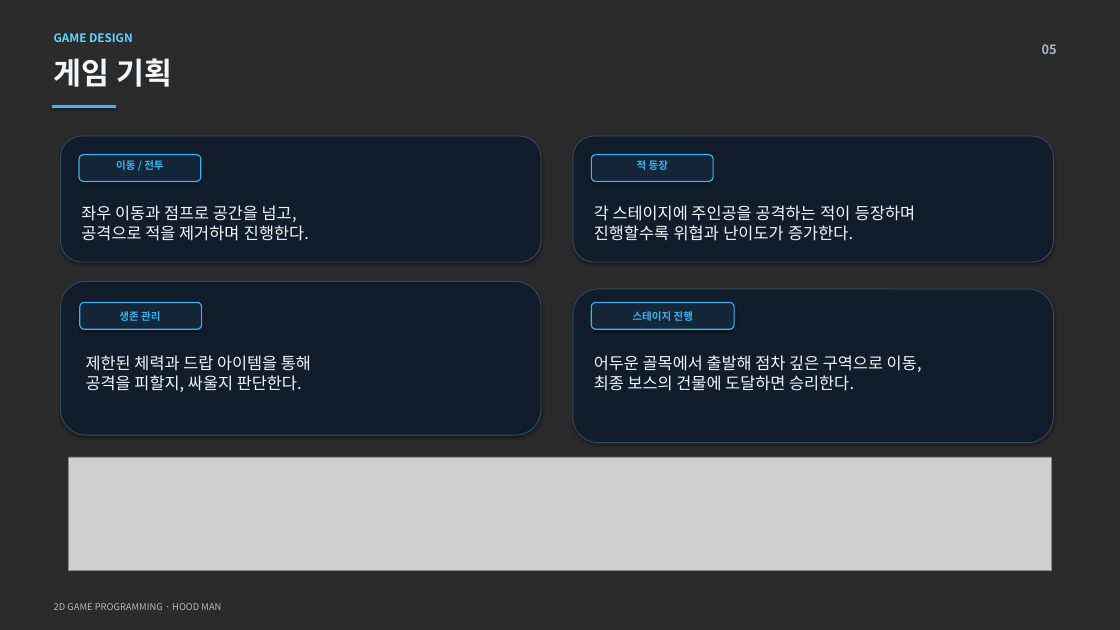
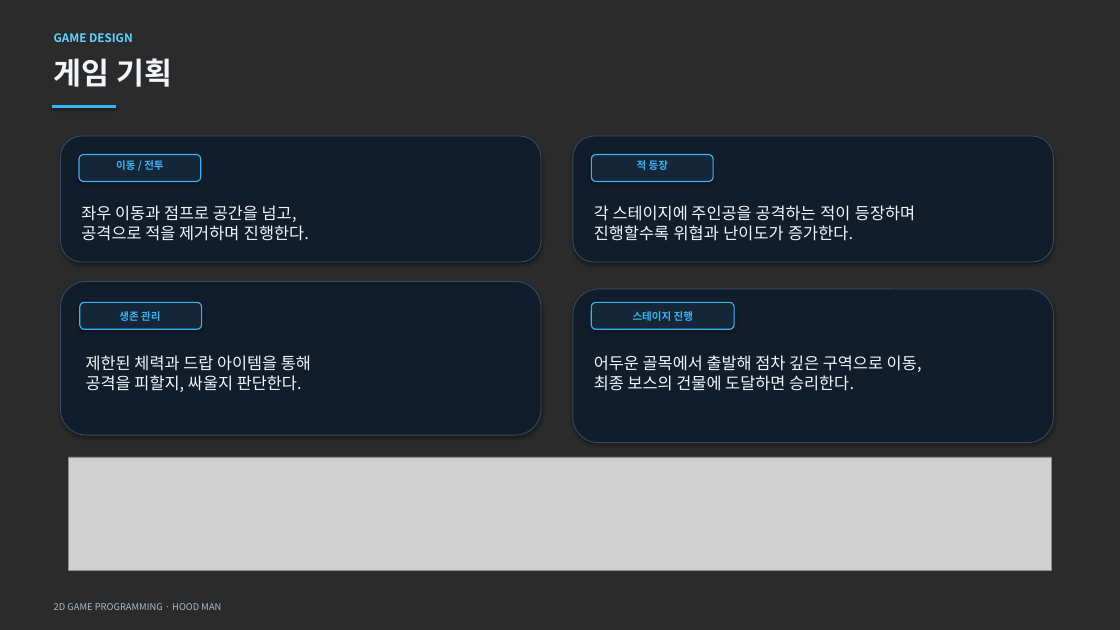
Before and after one commit to 2023180001-Kang/2DPRC, a slide deck: slide 4 of 2023180001_강동수_2D게임프로그래밍_1차발표.pptx. Drawn at 1120x630 pixels with LibreOffice and Linux fonts; fonts in the diff are those of the drawing; grey boxes stand for pictures; background and template pictures are left out; a plain dark background stands for a picture behind light text. Boxes give left, top, right and bottom in pixels: in the first picture for what was removed or moved away, otherwise in the second. Text is boxed around its words. In the diff, an @@ line names an element or a change of style, - is before the commit and + after.

```diff
--- a/2023180001_강동수_2D게임프로그래밍_1차발표.pptx
+++ b/2023180001_강동수_2D게임프로그래밍_1차발표.pptx
@@ text removed at (x1=1042, y1=44, x2=1057, y2=54) @@
-05
```
Also in this commit, not shown: 4 other slides changed.
